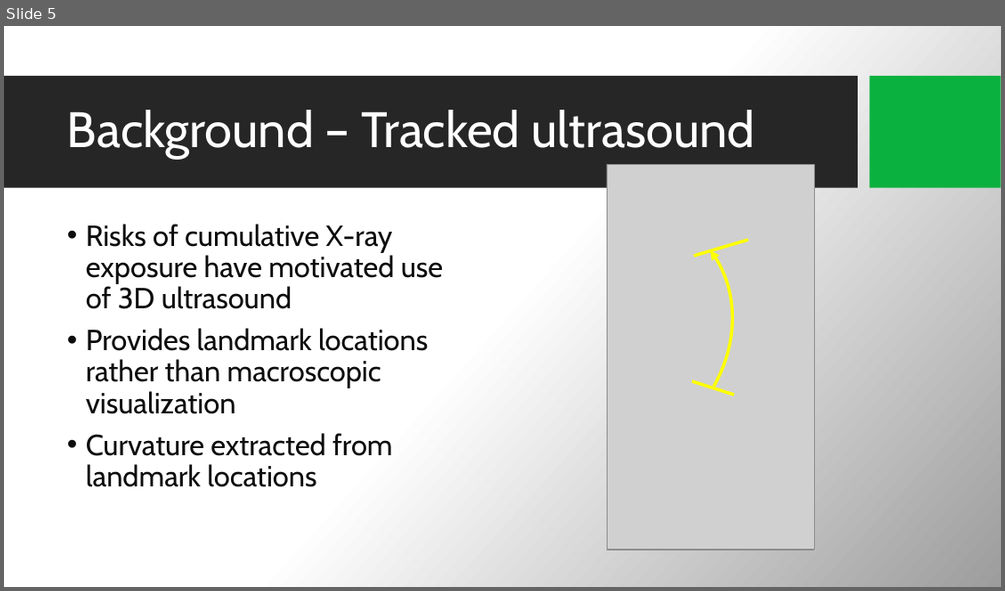
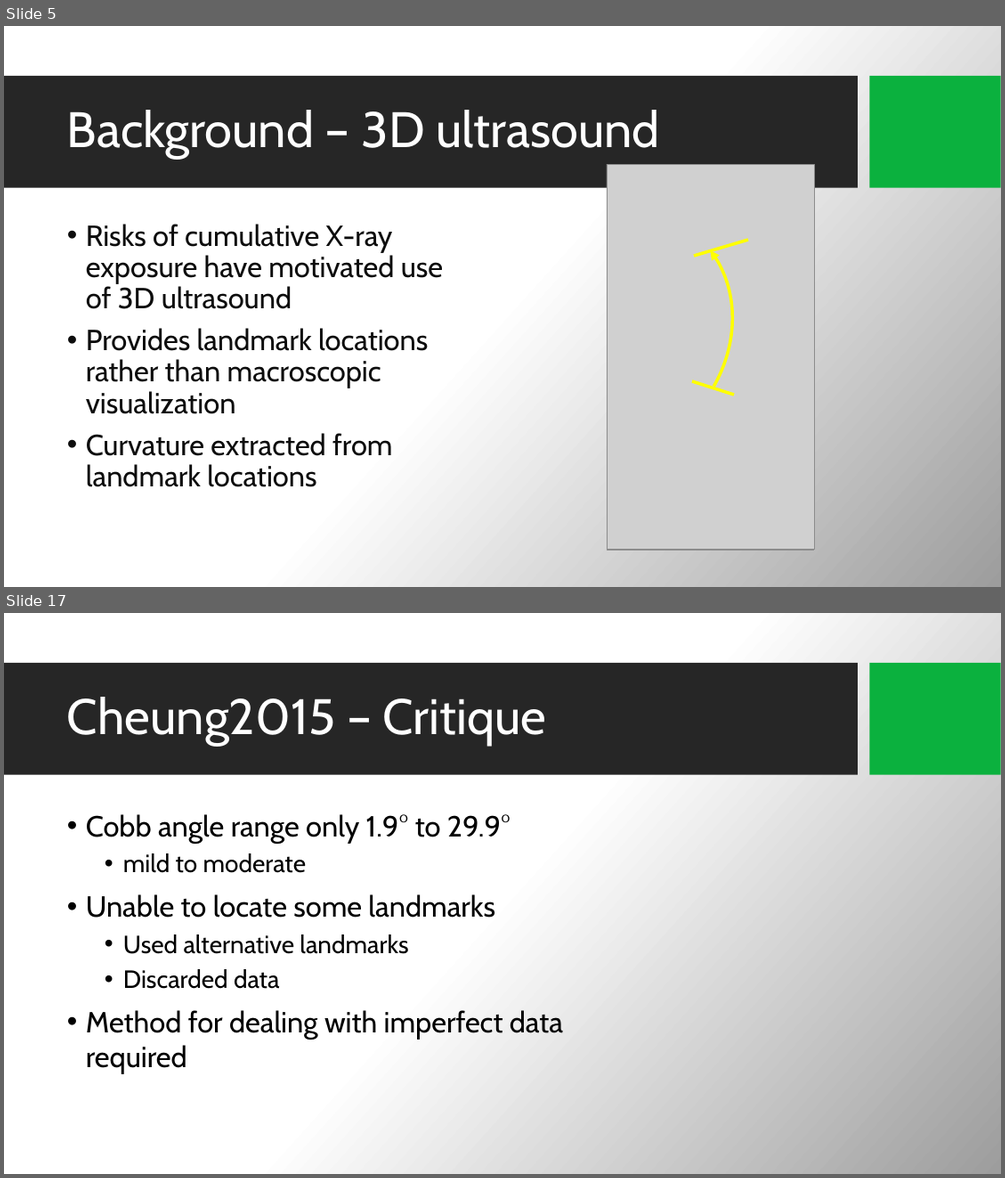
Before and after one commit to BenChurch/Fall2016, a slide deck: CISC897/FinalSurvey/Presentation/SurveyPresentation.pptx. Shown one above the other, each under a label of ours: slide 5 before the commit, slides 5 and 17 after it; the slides between them are not shown. The pictures are 1005x591 and 1005x1178 pixels, drawn with LibreOffice and Linux fonts; fonts in the diff are those of the drawing; grey boxes stand for pictures; background and template pictures are left out. Boxes give left, top, right and bottom in pixels: in the first picture for what was removed or moved away, otherwise in the second. Text is boxed around its words. In the diff, an @@ line names an element or a change of style, - is before the commit and + after.

```diff
--- a/CISC897/FinalSurvey/Presentation/SurveyPresentation.pptx
+++ b/CISC897/FinalSurvey/Presentation/SurveyPresentation.pptx
@@ slide 17 added at bbox=[4, 613, 1001, 1174], background picture (left out); not listed: 2 template elements that a slide beside it also shows @@
@@ title added at bbox=[67, 697, 547, 746], 48 pt, text #FFFFFF @@
+Cheung2015 – Critique
@@ text added at bbox=[86, 814, 563, 1074], 28 pt, text #000000 @@
+• Cobb angle range only 1.9° to 29.9°
+  • mild to moderate
+• Unable to locate some landmarks
+  • Used alternative landmarks
+  • Discarded data
+• Method for dealing with imperfect data required
@@ slide 5 changed as well @@
@@ title at bbox=[67, 110, 660, 159]: text changed @@
-Background – Tracked ultrasound
+Background – 3D ultrasound
```
Also in this commit, not shown: 3 other slides changed, 12 other slides added, 1 slide removed, 7 other files.
